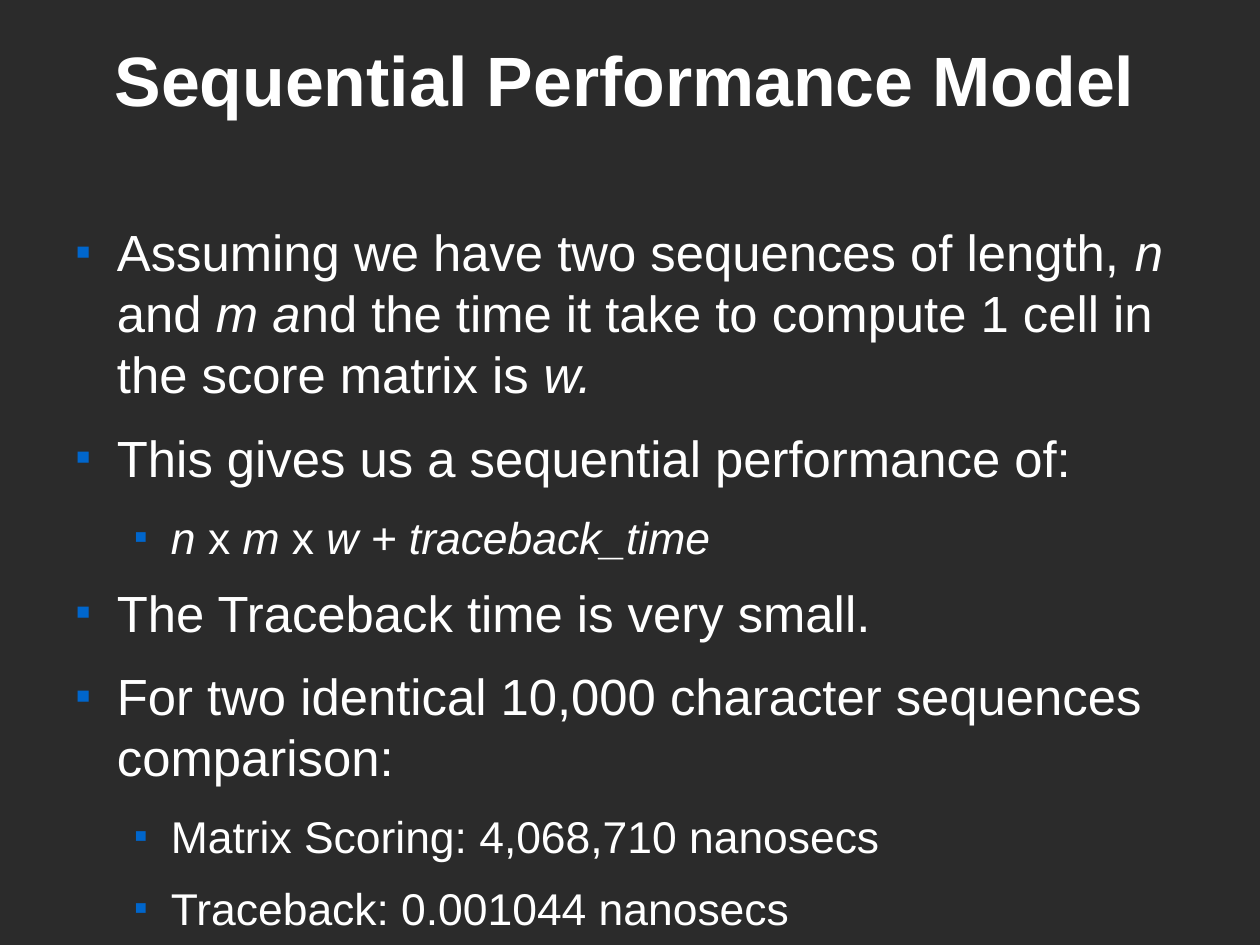
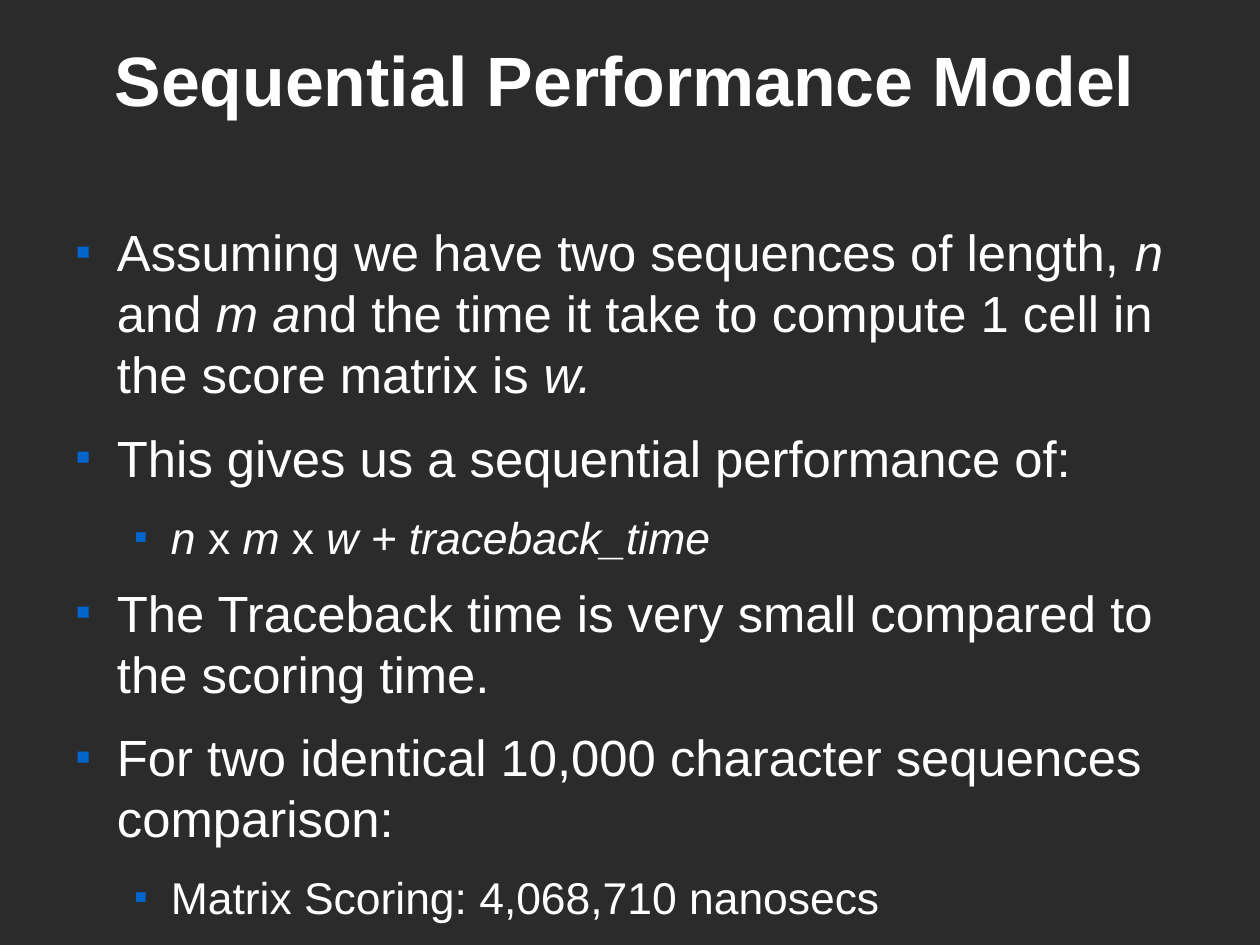
Before and after one commit to kenglishhi/ics632, a slide deck: slide 8 of smith-waterman/docs/ics-632-kenglish-final-presentation.odp (slide 7 before the commit). Drawn at 1260x945 pixels with LibreOffice and Linux fonts; fonts in the diff are those of the drawing; background and template pictures are left out; a plain dark background stands for a picture behind light text. Boxes give left, top, right and bottom in pixels: in the first picture for what was removed or moved away, otherwise in the second. Text is boxed around its words. In the diff, an @@ line names an element or a change of style, - is before the commit and + after.

```diff
--- a/smith-waterman/docs/ics-632-kenglish-final-presentation.odp
+++ b/smith-waterman/docs/ics-632-kenglish-final-presentation.odp
@@ text at (117, 595, 1152, 703): text changed @@
-■ The Traceback time is very small.
+■ The Traceback time is very small compared to the scoring time.
```
Also in this commit, not shown: 9 other slides changed, 10 slides added, 1 slide removed, 1 other file.
